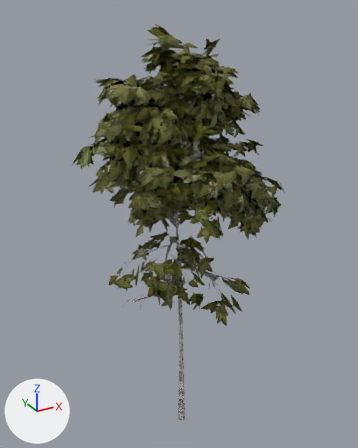
Renders of the glTF model gltf/tree_aspen_lod1.glb from each side of a commit.
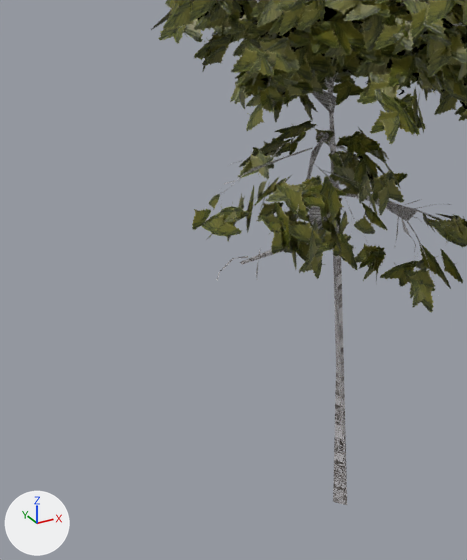
There are two pictures of each version: one whole from a 50 mm camera at (-3.73, -6.73, 7.72) aimed at (0.08, 0.19, 4.26), one close up on the part from 4% to 68% of the width and 39% to 100% of the height. Arrows for +X, +Y and +Z are at lower left; the lights stay in place. The older version's two pictures come first. Vertices at exactly the same position are counted once.

The first close-up shows 'aspen2_LOD1'.
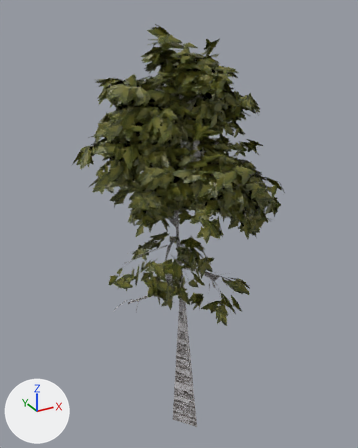
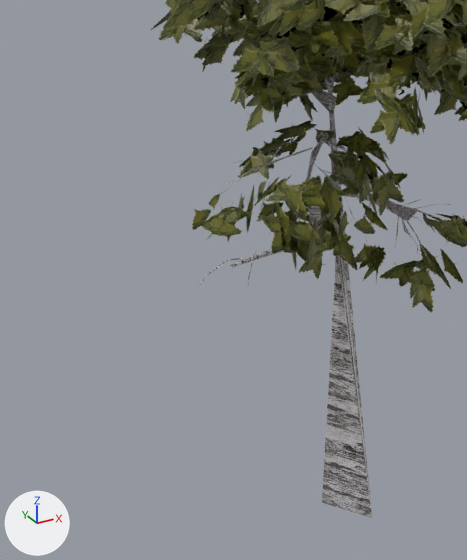
Boxes [x1, y1, x2, y2] around the edits, measured in the close-ups (467 x 560 px; the box of a moved part takes in the faces that stretch with it):
'aspen2_LOD1', reshaped: before [151, 0, 467, 505]; after [151, 0, 467, 518]
part 1 of me_aspen2_lod0_lod1_mesh, moved or reshaped: before [256, 248, 261, 280]; after [248, 250, 256, 285]
part 2 of me_aspen2_lod0_lod1_mesh, moved or reshaped: before [401, 218, 416, 252]; after [401, 218, 418, 254]
part 3 of me_aspen2_lod0_lod1_mesh, moved or reshaped: before [217, 258, 235, 281]; after [199, 260, 228, 286]
part 4 of me_aspen2_lod0_lod1_mesh, moved or reshaped: before [239, 229, 325, 264]; after [230, 229, 325, 267]
part 5 of me_aspen2_lod0_lod1_mesh, moved or reshaped: before [330, 104, 347, 505]; after [322, 98, 372, 518]

Diff of the bpy script that builds the scene:
```diff
--- a/gltf/tree_aspen_lod1.glb.py
+++ b/gltf/tree_aspen_lod1.glb.py
@@ me_aspen2_lod0_lod1_mesh @@
 me_aspen2_lod0_lod1_mesh.from_pydata(...)  # 25215 vertices, 20331 faces; spans x -1.85..1.99, y -2.02..1.92, z 0.0..7.53
 # used by ob_aspen2_lod1; location = (0.0, 0.0, 0.0)
-me_aspen2_lod0_lod1_mesh.vertices[24].co = (-0.04, 0.02, 0.0)  # pixel (333, 501)
-me_aspen2_lod0_lod1_mesh.vertices[25].co = (0.05, 0.06, 0.02)
-me_aspen2_lod0_lod1_mesh.vertices[27].co = (0.05, -0.1, 0.02)  # pixel (347, 505)
+# me_aspen2_lod0_lod1_mesh part 1: the loose piece of 8 vertices spanning x -0.91..-0.75, y -0.27..-0.01, z 3.07..3.2 is scaled about its middle by (1.32, 1.1, 1), then moved by (-0.07, -0.01, 0.0)
+# me_aspen2_lod0_lod1_mesh part 2: the loose piece of 14 vertices spanning x 0.23..0.31, y -0.77..-0.64, z 3.24..3.57 is scaled about its middle by (1.11, 1.18, 1), then moved by (0.0, -0.01, 0.0)
+# me_aspen2_lod0_lod1_mesh part 3: all 3 vertices in x -1.13..-1.12, y 0.0, z 3.06..3.07 are moved by (-0.12, 0.0, 0.0)
+# me_aspen2_lod0_lod1_mesh part 4: all 3 vertices in x -0.94..-0.92, y -0.01..0.0, z 3.08..3.1 are moved by (-0.09, 0.0, 0.0)
+# me_aspen2_lod0_lod1_mesh part 5
+me_aspen2_lod0_lod1_mesh.vertices[24].co = (-0.14, 0.07, 0.0)  # pixel (321, 502)
+me_aspen2_lod0_lod1_mesh.vertices[25].co = (0.19, 0.2, 0.02)
+me_aspen2_lod0_lod1_mesh.vertices[27].co = (0.19, -0.36, 0.02)  # pixel (372, 517)
 me_aspen2_lod0_lod1_mesh.materials.append(mat_trunk_005)
```
